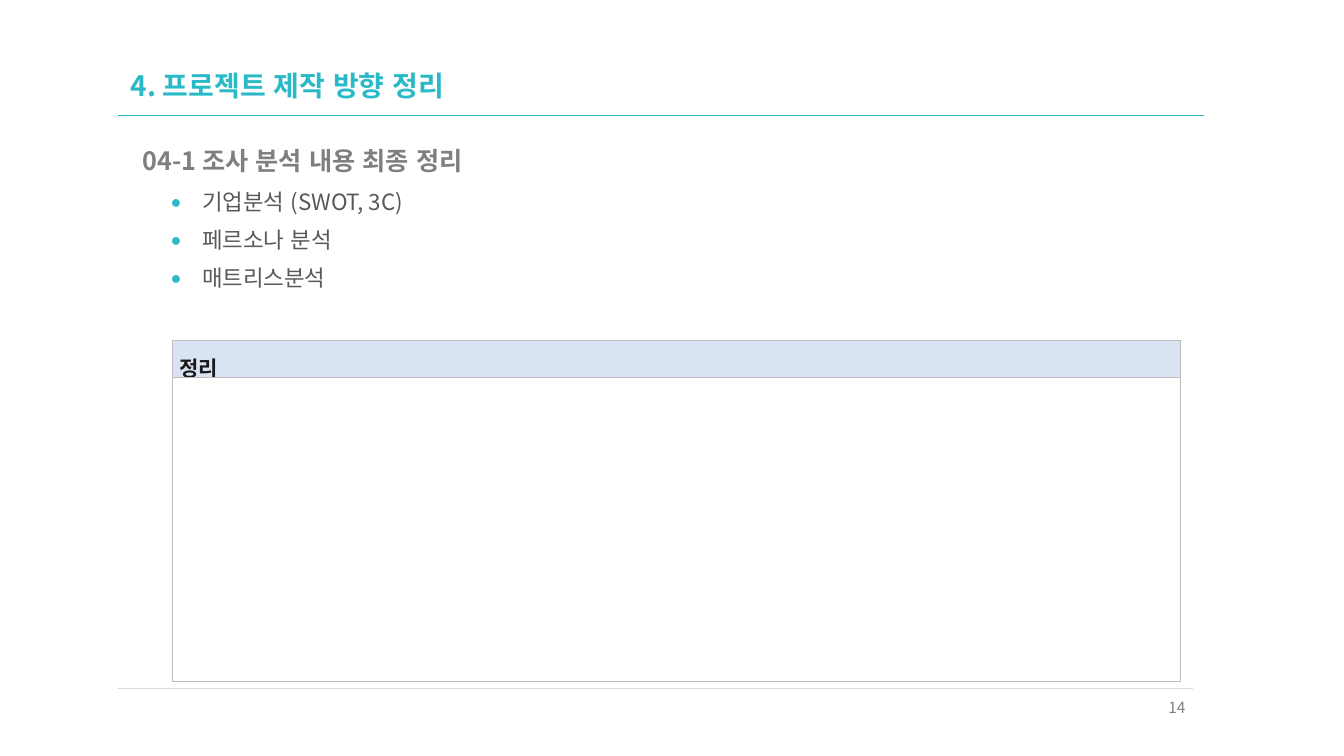
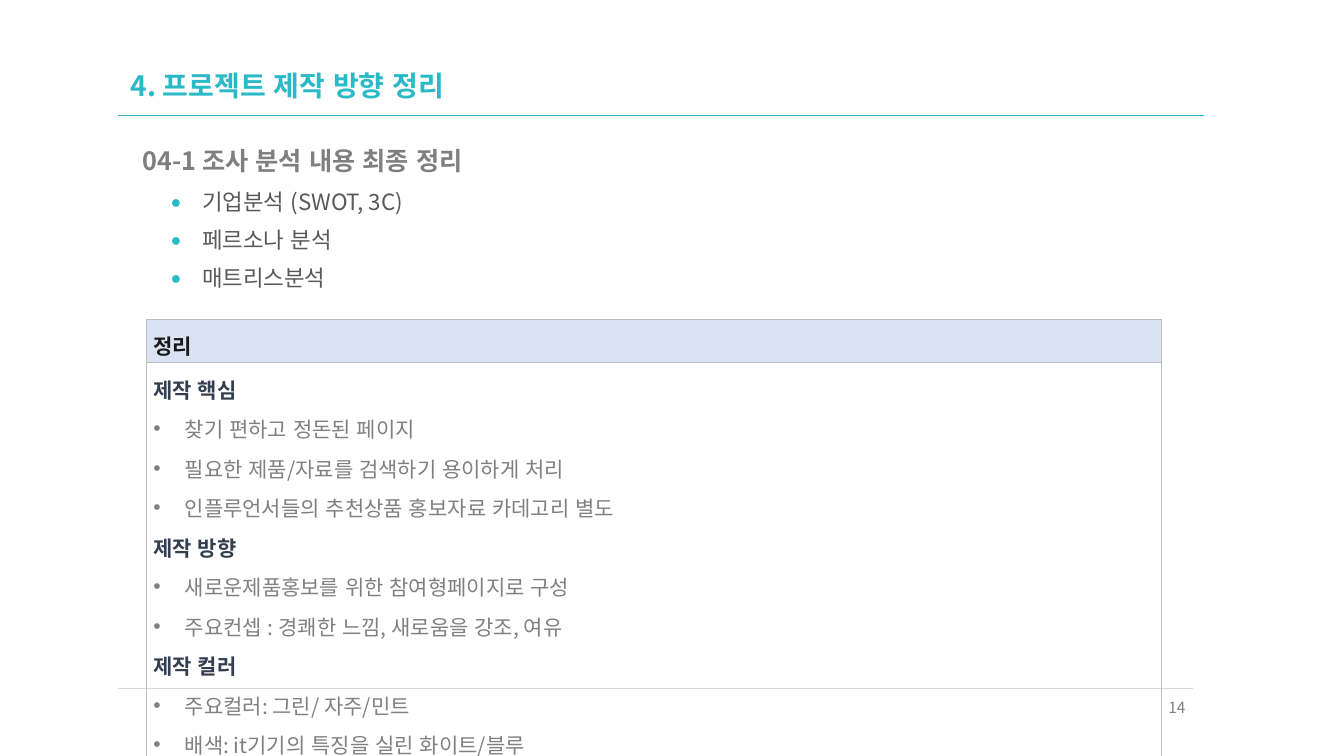
Before and after one commit to xidoWeb/smart_210901, a slide deck: slide 14 of a_asset/n_01_uiux요구분석/n_01_UIUX요구분석_샘플_다나와.pptx. Drawn at 1344x756 pixels with LibreOffice and Linux fonts; fonts in the diff are those of the drawing. Boxes give left, top, right and bottom in pixels: in the first picture for what was removed or moved away, otherwise in the second. Text is boxed around its words. In the diff, an @@ line names an element or a change of style, - is before the commit and + after.

Commit message:
다나와 웹페이지 구성 기획 샘플

```diff
--- a/a_asset/n_01_uiux요구분석/n_01_UIUX요구분석_샘플_다나와.pptx
+++ b/a_asset/n_01_uiux요구분석/n_01_UIUX요구분석_샘플_다나와.pptx
@@ table added at [146, 320, 1162, 756], 2 rows, 1 columns @@
+정리
+제작 핵심 / 찾기 편하고 정돈된 페이지 / 필요한 제품/자료를 검색하기 용이하게 처리 / 인플루언서들의 추천상품 홍보자료 카데고리 별도 / 제작 방향 / 새로운제품홍보를 위한 참여형페이지로 구성 / 주요컨셉 : 경쾌한 느낌, 새로움을 강조, 여유 / 제작 컬러 / 주요컬러: 그린/ 자주/민트 / 배색: it기기의 특징을 실린 화이트/블루
@@ table removed at [172, 341, 1181, 681], 2 rows, 1 columns @@
-정리
-
```
Also in this commit, not shown: 10 other slides changed.
